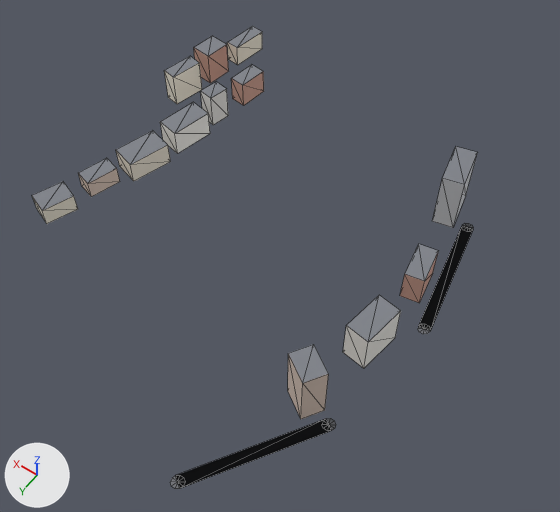
One commit to the glTF model apps/client/public/cities/moscow_synth/tiles/-3_-1.glb: the scene before it, then after it.
Rendered twice from a 50 mm lens placed at (-855.0, 421.0, 408.0), pointed at (-671.0, 163.0, 2.0). Lighting does not change. The marker at lower left points along +X, +Y and +Z. The picture after the commit comes second. Mesh edges are drawn as thin lines. Vertices at exactly the same position are counted once.
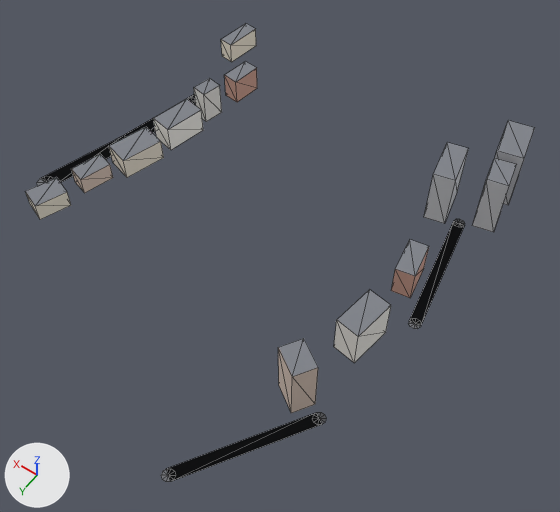
Location of each change, [x1, y1, x2, y2] in pixels of the pictures (560 x 512 px; the box of a moved part takes in the faces that stretch with it):
'Mesh_0', reshaped (14% wider): before [32, 26, 478, 489]; after [25, 24, 535, 482]
part 1 of me_mesh_0, moved or reshaped: before [418, 226, 473, 331]; after [409, 221, 464, 326]
part 2 of me_mesh_0, added: after [167, 413, 322, 482]
part 3 of me_mesh_0, moved or reshaped: before [227, 26, 262, 65]; after [221, 24, 256, 62]
part 4 of me_mesh_0, moved or reshaped: before [231, 65, 264, 105]; after [225, 61, 257, 102]
part 5 of me_mesh_0, moved or reshaped: before [201, 81, 228, 125]; after [194, 78, 222, 122]
part 6 of me_mesh_0, moved or reshaped: before [160, 102, 210, 153]; after [153, 99, 203, 150]
part 7 of me_mesh_0, moved or reshaped: before [116, 130, 171, 181]; after [109, 127, 164, 177]
part 8 of me_mesh_0, moved or reshaped: before [78, 158, 120, 197]; after [71, 154, 113, 193]
part 9 of me_mesh_0, moved or reshaped: before [32, 181, 78, 224]; after [25, 177, 71, 219]
part 10 of me_mesh_0, moved or reshaped: before [432, 146, 478, 228]; after [495, 120, 535, 205]
part 11 of me_mesh_0, moved or reshaped: before [400, 244, 438, 303]; after [472, 158, 517, 232]
part 12 of me_mesh_0, added: after [424, 142, 469, 223]
part 13 of me_mesh_0, moved or reshaped: before [343, 295, 401, 368]; after [391, 240, 429, 298]
part 14 of me_mesh_0, moved or reshaped: before [194, 36, 229, 83]; after [334, 290, 391, 363]
part 15 of me_mesh_0, moved or reshaped: before [288, 344, 328, 419]; after [278, 338, 318, 413]
part 16 of me_mesh_0, deleted: before [164, 56, 202, 104]
part 17 of me_mesh_0, moved or reshaped: before [170, 223, 473, 489]; after [161, 219, 465, 482]
part 18 of me_mesh_0, added: after [42, 95, 196, 183]

Diff of the bpy script that builds the scene:
```diff
--- a/apps/client/public/cities/moscow_synth/tiles/-3_-1.glb.py
+++ b/apps/client/public/cities/moscow_synth/tiles/-3_-1.glb.py
@@ me_mesh_0 @@
 # used by ob_mesh_0; location = (0.0, 0.0, 0.0)
-me_mesh_0.from_pydata(...)  # 156 vertices, 174 faces; spans x -780.0..-505.0, y -12.0..324.0, z 0.0..43.0
+me_mesh_0.from_pydata(...)  # 184 vertices, 198 faces; spans x -777.0..-488.0, y -12.0..324.0, z 0.0..46.0
+# me_mesh_0 part 1: the loose piece of 4 vertices spanning x -780.0..-756.0, y 66.0..157.0, z 0.0 is moved by (7.0, 0.0, 0.0)
+# me_mesh_0 part 2: the loose piece of 4 vertices spanning x -767.0..-712.0, y 242.0..322.0, z 0.0 is copied, and the copy is moved by (7.0, 0.0, 0.0); it spans x -760.0..-705.0, y 242.0..322.0, z 0.0
+# me_mesh_0 part 3: the loose piece of 8 vertices spanning x -529.0..-515.0, y -12.0..19.0, z 0.0..17.0 is moved by (7.0, 0.0, 0.0)
+# me_mesh_0 part 4: the loose piece of 8 vertices spanning x -563.0..-548.0, y 32.0..56.0, z 0.0..20.0 is moved by (7.0, 0.0, 0.0)
+# me_mesh_0 part 5: the loose piece of 8 vertices spanning x -557.0..-543.0, y 70.0..88.0, z 0.0..27.0 is moved by (7.0, 0.0, 0.0)
+# me_mesh_0 part 6: the loose piece of 8 vertices spanning x -558.0..-535.0, y 93.0..127.0, z 0.0..20.0 is moved by (7.0, 0.0, 0.0)
+# me_mesh_0 part 7: the loose piece of 8 vertices spanning x -553.0..-526.0, y 131.0..167.0, z 0.0..17.0 is moved by (7.0, 0.0, 0.0)
+# me_mesh_0 part 8: the loose piece of 8 vertices spanning x -537.0..-518.0, y 169.0..196.0, z 0.0..14.0 is moved by (7.0, 0.0, 0.0)
+# me_mesh_0 part 9: the loose piece of 8 vertices spanning x -531.0..-507.0, y 204.0..232.0, z 0.0..14.0 is moved by (7.0, 0.0, 0.0)
+# me_mesh_0 part 10: the loose piece of 8 vertices spanning x -752.0..-731.0, y 41.0..75.0, z 0.0..43.0 is scaled about its middle by (1.19, 1.01, 1.08), then moved by (-20.0, -40.0, 2.0)
+# me_mesh_0 part 11: the loose piece of 8 vertices spanning x -764.0..-747.0, y 115.0..143.0, z 0.0..23.0 is scaled about its middle by (1.1, 0.796, 1.96), then moved by (-12.0, -78.0, 11.0)
+# me_mesh_0 part 12: the loose piece of 8 vertices spanning x -752.0..-731.0, y 41.0..75.0, z 0.0..43.0 is copied, and the copy is moved by (7.0, 0.0, 0.0); it spans x -746.0..-724.0, y 41.0..75.0, z 0.0..43.0
+# me_mesh_0 part 13: the loose piece of 8 vertices spanning x -765.0..-744.0, y 170.0..202.0, z 0.0..30.0 is turned 18.2 degrees about the z axis through its middle and scaled by 0.83, then moved by (6.0, -57.0, -3.0)
+# me_mesh_0 part 14: the loose piece of 8 vertices spanning x -524.0..-505.0, y 28.0..50.0, z 0.0..27.0 is scaled about its middle by (1.01, 1.44, 1.12), then moved by (-233.0, 147.0, 2.0)
+# me_mesh_0 part 15: the loose piece of 8 vertices spanning x -757.0..-732.0, y 228.0..251.0, z 0.0..43.0 is moved by (7.0, 0.0, 0.0)
+# me_mesh_0 part 16: the loose piece of 8 vertices spanning x -521.0..-505.0, y 58.0..85.0, z 0.0..27.0 is deleted
+# me_mesh_0 part 17: 40 vertices removed from x -780.0..-711.0, y 63.0..324.0, z 0.0; 36 vertices added at x -773.0..-705.0, y 63.0..324.0, z 0.0
+# me_mesh_0 part 18: 6 vertices added at x -532.0..-488.0, y 68.0..206.0, z 0.0
+# other edits to the shape of me_mesh_0 do not show in these pictures
 me_mesh_0.materials.append(mat_road)
```
